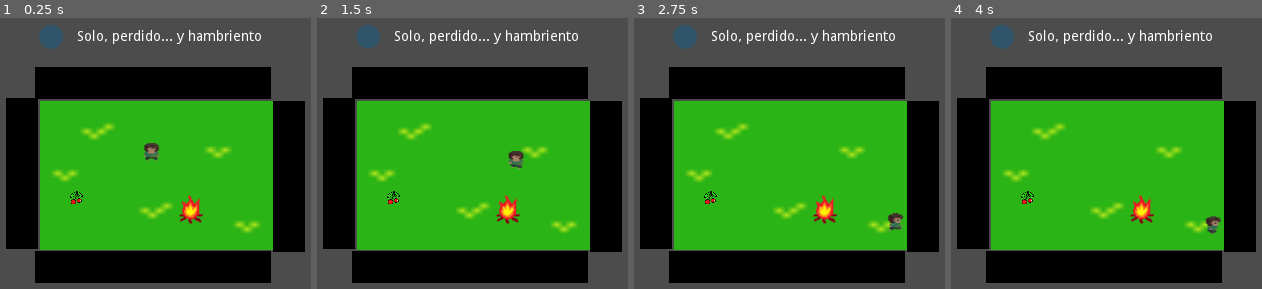
Above: before the commit, frames 1-4 (left to right).
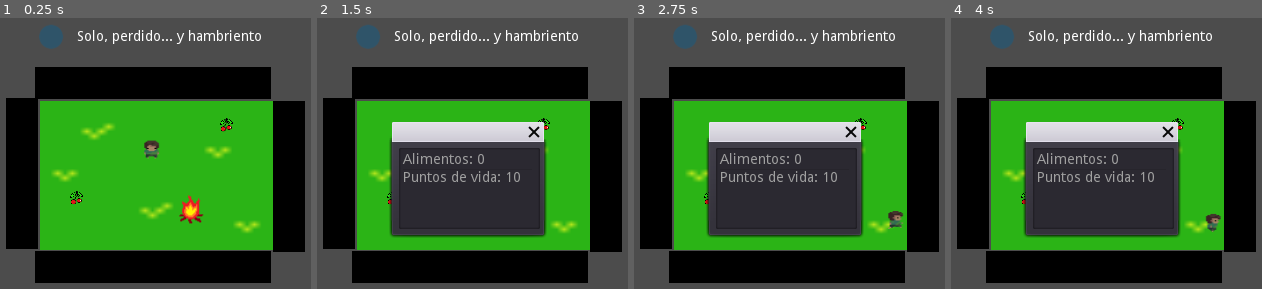
Above: after the commit, the same moments.

Repository: keyWorlds/fullOfStars
Game: Godot game, scene res://scenes/Mundo.tscn
Two runs of this game, one before a commit and one after it. Both use one fixed random seed, a clock stepped at 60 frames per second and the inputs below.
Inputs:
- Up to frame 1 (0.25 s): no input
- Up to frame 2 (1.5 s): tap Enter at 0.5 s; hold Right (ui_right) 0.53-1.28 s; hold I 0.53-1.28 s; tap Space at 1.25 s; hold Down (ui_down) from 1.28 s (still down); tap I at 1.35 s
- Up to frame 3 (2.75 s): release Down (ui_down) at 2.03 s; hold Right (ui_right) from 2.03 s (still down); hold I from 2.03 s (still down)
- Up to frame 4 (4 s): release Right (ui_right) at 2.78 s; release I at 2.78 s; hold Up (ui_up) 2.78-3.53 s; tap I at 2.85 s; tap Enter at 3.5 s; hold Left (ui_left) from 3.53 s (still down); hold I from 3.53 s (still down)

The runs differ from the first frame. In frame 1, 0.4% of the frame differs, in the area x 46-75%, y 36-53%; in frame 2, 21%; in frame 3, 22%, in the area x 23-87%, y 36-81%; in frame 4, 22%.

Commit message:
inventory with itemlist

Diff:
--- /dev/null
+++ b/fullOfStars/scenes/Camera2D.gd
@@ -0,0 +1,7 @@
+extends Camera2D
+
+func _ready():
+	set_physics_process(true)
+
+func _physics_process(delta):
+	set_position(get_node("../Player").get_position())
--- a/fullOfStars/scenes/Mundo.tscn
+++ b/fullOfStars/scenes/Mundo.tscn
@@ -2,30 +2,30 @@
 
 [ext_resource path="res://assets/hierba.png" type="Texture" id=1]
 [ext_resource path="res://scripts/playerController.gd" type="Script" id=2]
-[ext_resource path="res://assets/sprite0_spr_player_down_strip6_1.png" type="Texture" id=3]
-[ext_resource path="res://assets/sprite0_spr_player_down_strip6_2.png" type="Texture" id=4]
-[ext_resource path="res://assets/sprite0_spr_player_down_strip6_3.png" type="Texture" id=5]
-[ext_resource path="res://assets/sprite0_spr_player_down_strip6_4.png" type="Texture" id=6]
-[ext_resource path="res://assets/sprite0_spr_player_down_strip6_5.png" type="Texture" id=7]
-[ext_resource path="res://assets/sprite3_spr_player_up_strip6_0.png" type="Texture" id=8]
-[ext_resource path="res://assets/sprite1_spr_player_right_strip6_0.png" type="Texture" id=9]
-[ext_resource path="res://assets/sprite1_spr_player_right_strip6_1.png" type="Texture" id=10]
-[ext_resource path="res://assets/sprite1_spr_player_right_strip6_2.png" type="Texture" id=11]
-[ext_resource path="res://assets/sprite1_spr_player_right_strip6_3.png" type="Texture" id=12]
-[ext_resource path="res://assets/sprite1_spr_player_right_strip6_4.png" type="Texture" id=13]
-[ext_resource path="res://assets/sprite1_spr_player_right_strip6_5.png" type="Texture" id=14]
-[ext_resource path="res://assets/sprite3_spr_player_up_strip6_1.png" type="Texture" id=15]
-[ext_resource path="res://assets/sprite3_spr_player_up_strip6_2.png" type="Texture" id=16]
-[ext_resource path="res://assets/sprite3_spr_player_up_strip6_3.png" type="Texture" id=17]
-[ext_resource path="res://assets/sprite3_spr_player_up_strip6_4.png" type="Texture" id=18]
-[ext_resource path="res://assets/sprite3_spr_player_up_strip6_5.png" type="Texture" id=19]
-[ext_resource path="res://assets/sprite0_spr_player_down_strip6_0.png" type="Texture" id=20]
-[ext_resource path="res://assets/sprite2_spr_player_left_strip6_0.png" type="Texture" id=21]
-[ext_resource path="res://assets/sprite2_spr_player_left_strip6_1.png" type="Texture" id=22]
-[ext_resource path="res://assets/sprite2_spr_player_left_strip6_2.png" type="Texture" id=23]
-[ext_resource path="res://assets/sprite2_spr_player_left_strip6_3.png" type="Texture" id=24]
-[ext_resource path="res://assets/sprite2_spr_player_left_strip6_4.png" type="Texture" id=25]
-[ext_resource path="res://assets/sprite2_spr_player_left_strip6_5.png" type="Texture" id=26]
+[ext_resource path="res://assets/sprite2_spr_player_left_strip6_1.png" type="Texture" id=3]
+[ext_resource path="res://assets/sprite2_spr_player_left_strip6_2.png" type="Texture" id=4]
+[ext_resource path="res://assets/sprite2_spr_player_left_strip6_3.png" type="Texture" id=5]
+[ext_resource path="res://assets/sprite2_spr_player_left_strip6_4.png" type="Texture" id=6]
+[ext_resource path="res://assets/sprite2_spr_player_left_strip6_5.png" type="Texture" id=7]
+[ext_resource path="res://assets/sprite2_spr_player_left_strip6_0.png" type="Texture" id=8]
+[ext_resource path="res://assets/sprite0_spr_player_down_strip6_0.png" type="Texture" id=9]
+[ext_resource path="res://assets/sprite3_spr_player_up_strip6_1.png" type="Texture" id=10]
+[ext_resource path="res://assets/sprite3_spr_player_up_strip6_2.png" type="Texture" id=11]
+[ext_resource path="res://assets/sprite3_spr_player_up_strip6_3.png" type="Texture" id=12]
+[ext_resource path="res://assets/sprite3_spr_player_up_strip6_4.png" type="Texture" id=13]
+[ext_resource path="res://assets/sprite3_spr_player_up_strip6_5.png" type="Texture" id=14]
+[ext_resource path="res://assets/sprite1_spr_player_right_strip6_1.png" type="Texture" id=15]
+[ext_resource path="res://assets/sprite1_spr_player_right_strip6_2.png" type="Texture" id=16]
+[ext_resource path="res://assets/sprite1_spr_player_right_strip6_3.png" type="Texture" id=17]
+[ext_resource path="res://assets/sprite1_spr_player_right_strip6_4.png" type="Texture" id=18]
+[ext_resource path="res://assets/sprite1_spr_player_right_strip6_5.png" type="Texture" id=19]
+[ext_resource path="res://assets/sprite1_spr_player_right_strip6_0.png" type="Texture" id=20]
+[ext_resource path="res://assets/sprite3_spr_player_up_strip6_0.png" type="Texture" id=21]
+[ext_resource path="res://assets/sprite0_spr_player_down_strip6_1.png" type="Texture" id=22]
+[ext_resource path="res://assets/sprite0_spr_player_down_strip6_2.png" type="Texture" id=23]
+[ext_resource path="res://assets/sprite0_spr_player_down_strip6_3.png" type="Texture" id=24]
+[ext_resource path="res://assets/sprite0_spr_player_down_strip6_4.png" type="Texture" id=25]
+[ext_resource path="res://assets/sprite0_spr_player_down_strip6_5.png" type="Texture" id=26]
 [ext_resource path="res://assets/spr_Obstaculo_0.png" type="Texture" id=27]
 [ext_resource path="res://assets/hoguera.png" type="Texture" id=28]
 [ext_resource path="res://scripts/Msgs.gd" type="Script" id=29]
@@ -43,42 +43,42 @@
 animations = [ {
 "frames": [ ExtResource( 3 ), ExtResource( 4 ), ExtResource( 5 ), ExtResource( 6 ), ExtResource( 7 ) ],
 "loop": true,
+"name": "correr_izquierda",
+"speed": 5.0
+}, {
+"frames": [ ExtResource( 8 ) ],
+"loop": true,
+"name": "idle_izquierda",
+"speed": 5.0
+}, {
+"frames": [ ExtResource( 9 ) ],
+"loop": true,
+"name": "idle_abajo",
+"speed": 5.0
+}, {
+"frames": [ ExtResource( 10 ), ExtResource( 11 ), ExtResource( 12 ), ExtResource( 13 ), ExtResource( 14 ) ],
+"loop": true,
+"name": "correr_arriba",
+"speed": 5.0
+}, {
+"frames": [ ExtResource( 15 ), ExtResource( 16 ), ExtResource( 17 ), ExtResource( 18 ), ExtResource( 19 ) ],
+"loop": true,
+"name": "correr_derecha",
+"speed": 5.0
+}, {
+"frames": [ ExtResource( 20 ) ],
+"loop": true,
+"name": "idle_derecha",
+"speed": 5.0
+}, {
+"frames": [ ExtResource( 21 ) ],
+"loop": true,
+"name": "idle_arriba",
+"speed": 5.0
+}, {
+"frames": [ ExtResource( 22 ), ExtResource( 23 ), ExtResource( 24 ), ExtResource( 25 ), ExtResource( 26 ) ],
+"loop": true,
 "name": "correr_abajo",
-"speed": 5.0
-}, {
-"frames": [ ExtResource( 8 ) ],
-"loop": true,
-"name": "idle_arriba",
-"speed": 5.0
-}, {
-"frames": [ ExtResource( 9 ) ],
-"loop": true,
-"name": "idle_derecha",
-"speed": 5.0
-}, {
-"frames": [ ExtResource( 10 ), ExtResource( 11 ), ExtResource( 12 ), ExtResource( 13 ), ExtResource( 14 ) ],
-"loop": true,
-"name": "correr_derecha",
-"speed": 5.0
-}, {
-"frames": [ ExtResource( 15 ), ExtResource( 16 ), ExtResource( 17 ), ExtResource( 18 ), ExtResource( 19 ) ],
-"loop": true,
-"name": "correr_arriba",
-"speed": 5.0
-}, {
-"frames": [ ExtResource( 20 ) ],
-"loop": true,
-"name": "idle_abajo",
-"speed": 5.0
-}, {
-"frames": [ ExtResource( 21 ) ],
-"loop": true,
-"name": "idle_izquierda",
-"speed": 5.0
-}, {
-"frames": [ ExtResource( 22 ), ExtResource( 23 ), ExtResource( 24 ), ExtResource( 25 ), ExtResource( 26 ) ],
-"loop": true,
-"name": "correr_izquierda",
 "speed": 5.0
 } ]
 
@@ -115,7 +115,7 @@
 ]]
 
 editor/display_folded = true
-position = Vector2( 287.107, 160.713 )
+position = Vector2( 287.107, 158.269 )
 scale = Vector2( 0.5, 0.5 )
 input_pickable = false
 collision_layer = 1
@@ -337,8 +337,51 @@
 position = Vector2( 187.143, 45.755 )
 texture = ExtResource( 30 )
 
-[node name="Area2D" type="Area2D" parent="." index="5"]
-
+[node name="WindowDialog" type="WindowDialog" parent="CanvasLayer" index="2"]
+
+visible = false
+anchor_left = 0.0
+anchor_top = 0.0
+anchor_right = 0.0
+anchor_bottom = 0.0
+margin_left = 211.0
+margin_top = 151.0
+margin_right = 363.0
+margin_bottom = 244.0
+rect_pivot_offset = Vector2( 0, 0 )
+mouse_filter = 0
+mouse_default_cursor_shape = 0
+size_flags_horizontal = 1
+size_flags_vertical = 1
+popup_exclusive = false
+window_title = ""
+resizable = false
+
+[node name="ItemList" type="ItemList" parent="CanvasLayer/WindowDialog" index="1"]
+
+anchor_left = 0.0
+anchor_top = 0.0
+anchor_right = 0.0
+anchor_bottom = 0.0
+margin_left = 7.0
+margin_top = 6.0
+margin_right = 148.0
+margin_bottom = 87.0
+rect_pivot_offset = Vector2( 0, 0 )
+rect_clip_content = true
+focus_mode = 2
+mouse_filter = 0
+mouse_default_cursor_shape = 0
+size_flags_horizontal = 1
+size_flags_vertical = 1
+items = [  ]
+select_mode = 0
+icon_mode = 1
+fixed_icon_size = Vector2( 0, 0 )
+
+[node name="PickUp_Food" type="Area2D" parent="." index="5"]
+
+editor/display_folded = true
 position = Vector2( 210.754, 208.125 )
 scale = Vector2( 0.406368, 0.414063 )
 input_pickable = true
@@ -350,17 +393,58 @@
 audio_bus_name = "Master"
 script = ExtResource( 31 )
 
-[node name="SpritePickUp" type="Sprite" parent="Area2D" index="0"]
+[node name="SpritePickUp" type="Sprite" parent="PickUp_Food" index="0"]
 
 position = Vector2( 4.41976, -2.41763 )
 scale = Vector2( 0.409112, 0.37132 )
 texture = ExtResource( 32 )
-
-[node name="CollisionShape2D" type="CollisionShape2D" parent="Area2D" index="1"]
+__meta__ = {
+"_edit_lock_": true
+}
+
+[node name="CollisionShape2D" type="CollisionShape2D" parent="PickUp_Food" index="1"]
 
 position = Vector2( 4.60468, -5.46936 )
 rotation = -3.14159
 scale = Vector2( 1.78072, -2.31149 )
 shape = SubResource( 5 )
-
-[connection signal="body_entered" from="Area2D" to="Area2D" method="_on_Area2D_body_entered"]
+__meta__ = {
+"_edit_lock_": true
+}
+
+[node name="PickUp_Food2" type="Area2D" parent="." index="6"]
+
+editor/display_folded = true
+position = Vector2( 360.687, 135.149 )
+scale = Vector2( 0.406368, 0.414063 )
+input_pickable = true
+gravity_vec = Vector2( 0, 1 )
+gravity = 98.0
+linear_damp = 0.1
+angular_damp = 1.0
+audio_bus_override = false
+audio_bus_name = "Master"
+script = ExtResource( 31 )
+
+[node name="SpritePickUp" type="Sprite" parent="PickUp_Food2" index="0"]
+
+position = Vector2( 4.41976, -2.41763 )
+scale = Vector2( 0.409112, 0.37132 )
+texture = ExtResource( 32 )
+__meta__ = {
+"_edit_lock_": true
+}
+
+[node name="CollisionShape2D" type="CollisionShape2D" parent="PickUp_Food2" index="1"]
+
+position = Vector2( 4.60468, -5.46936 )
+rotation = -3.14159
+scale = Vector2( 1.78072, -2.31149 )
+shape = SubResource( 5 )
+__meta__ = {
+"_edit_lock_": true
+}
+
+[connection signal="body_entered" from="PickUp_Food" to="PickUp_Food" method="_on_Area2D_body_entered"]
+
+[connection signal="body_entered" from="PickUp_Food2" to="PickUp_Food2" method="_on_Area2D_body_entered"]
--- a/fullOfStars/scripts/PickUp.gd
+++ b/fullOfStars/scripts/PickUp.gd
@@ -7,5 +7,6 @@
 func _on_Area2D_body_entered( body ):
 	if body.is_in_group("Player"):
 		queue_free()
-		get_node("../CanvasLayer").cambiarTexto("Has recogido alimento")
+		body.inventarioFood += 1
+		get_node("../CanvasLayer").cambiarTexto("Has recogido alimento, " + String(body.inventarioFood) + " en total")
 	pass
--- a/fullOfStars/scripts/playerController.gd
+++ b/fullOfStars/scripts/playerController.gd
@@ -10,6 +10,11 @@
 # Interactuando con la hoguera
 onready var nodoHoguera
 
+var puntosVida
+var inventarioFood
+
+onready var menu
+
 func _ready():
 	movimiento = Vector2()
 	velocidad = 50
@@ -19,12 +24,16 @@
 	nodoHoguera = get_node("../Bonfire")
 	sprite = get_node("AnimatedSprite")
 
+	inventarioFood = 0
+	puntosVida = 10
 
-	set_process(true)
+	menu = get_node("../CanvasLayer/WindowDialog")
+
+	set_physics_process(true)
 
 	pass
 
-func _process(delta):
+func _physics_process(delta):
 
 	if Input.is_action_pressed("ui_left") and !is_on_wall():
 		movimiento.x = -velocidad
@@ -47,6 +56,11 @@
 		movimiento.y = 0
 		animacion = animacionEstatica
 
+	if Input.is_key_pressed(KEY_I):
+		menu.popup()
+		menu.get_node("ItemList").clear()
+		menu.get_node("ItemList").add_item("Alimentos: " + String(inventarioFood))
+		menu.get_node("ItemList").add_item("Puntos de vida: " + String(puntosVida))
 
 	sprite.play(animacion)
 	move_and_slide(movimiento)
